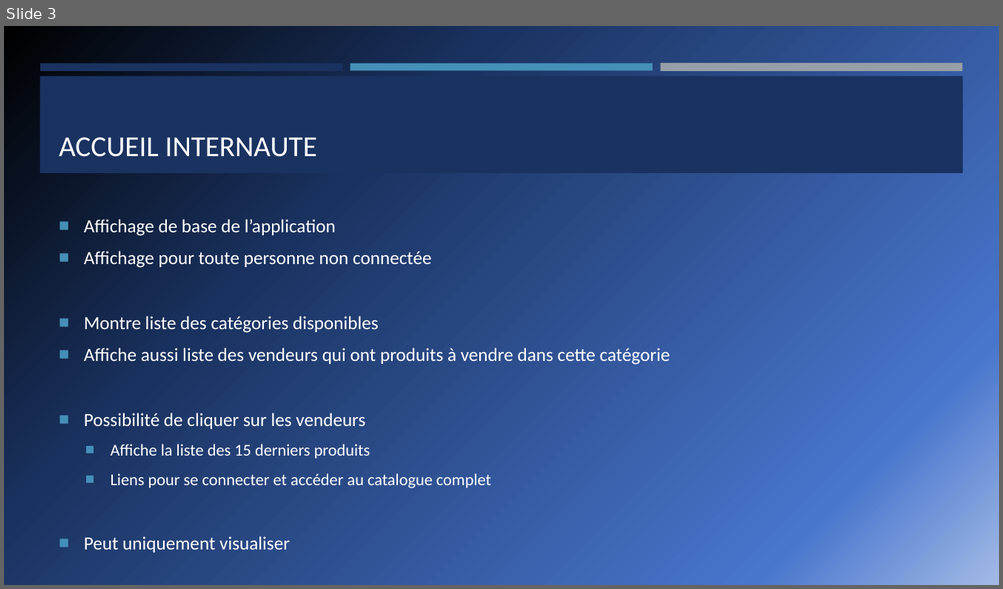
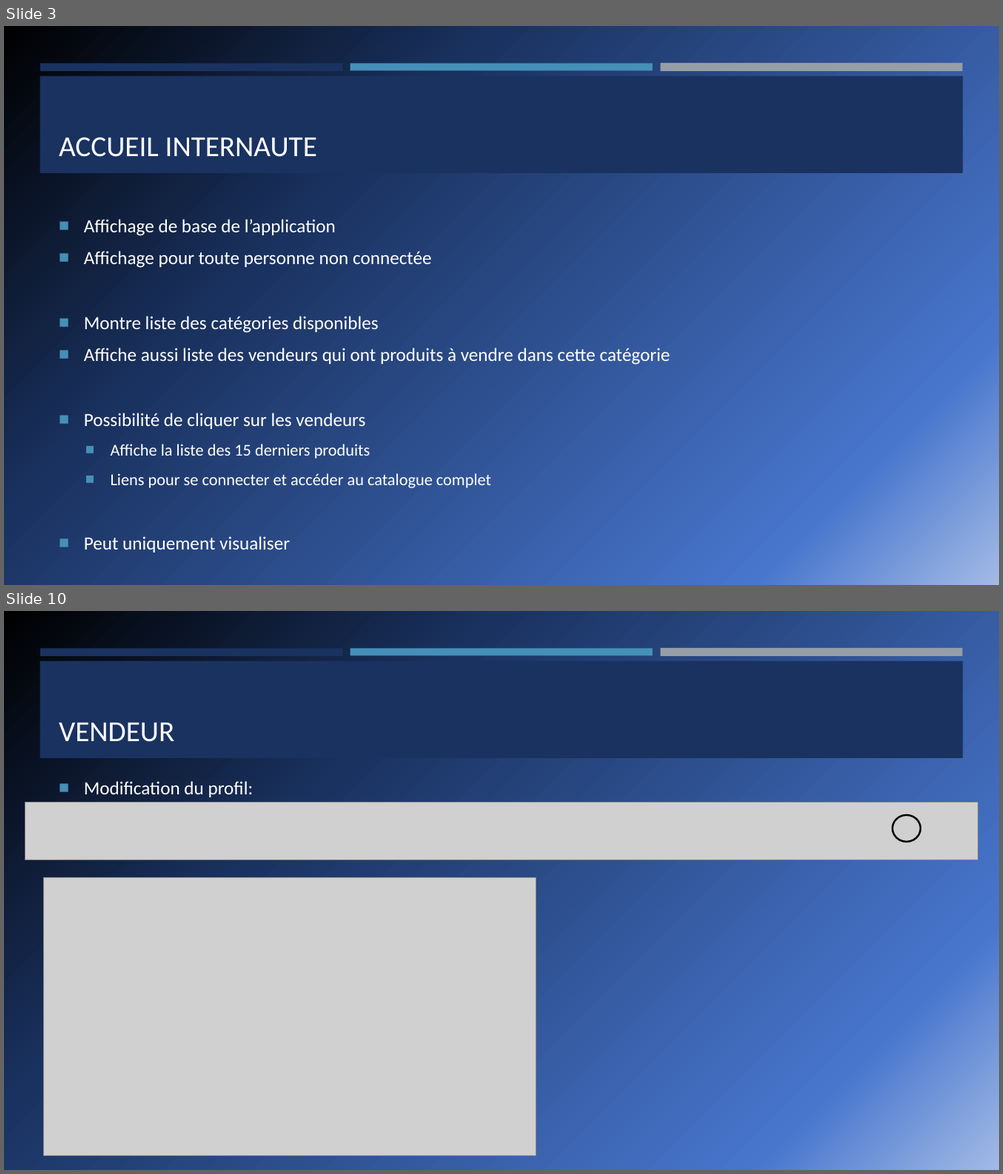
Before and after one commit to Rmoney3663/PROJET-COMMERCE-ELECTRONIQUE-1, a slide deck: PresentationFinalePetitesPuces.pptx. Shown one above the other, each under a label of ours: slide 3 before the commit, slides 3 and 10 after it; the slides between them are not shown. The pictures are 1003x589 and 1003x1174 pixels, drawn with LibreOffice and Linux fonts; fonts in the diff are those of the drawing; grey boxes stand for pictures. Boxes give left, top, right and bottom in pixels: in the first picture for what was removed or moved away, otherwise in the second. Text is boxed around its words. In the diff, an @@ line names an element or a change of style, - is before the commit and + after.

```diff
--- a/PresentationFinalePetitesPuces.pptx
+++ b/PresentationFinalePetitesPuces.pptx
@@ slide 10 added at (4,611,999,1170), background gradient #000000 to #1A3260 to #4876CD to #A3BAE6; not listed: 4 template elements that a slide beside it also shows @@
@@ title added at (59,723,174,742), 28 pt, text #FFFFFF @@
+VENDEUR
@@ text added at (84,781,253,797), 18 pt, text #FFFFFF @@
+■ Modification du profil:
@@ picture added at (25,803,978,860) @@
@@ ellipse added at (893,815,921,843), outline #000000 1.75 pt @@
@@ picture added at (43,877,536,1156) @@
```
Also in this commit, not shown: 4 slides changed, 15 other slides added, 1 slide removed.
